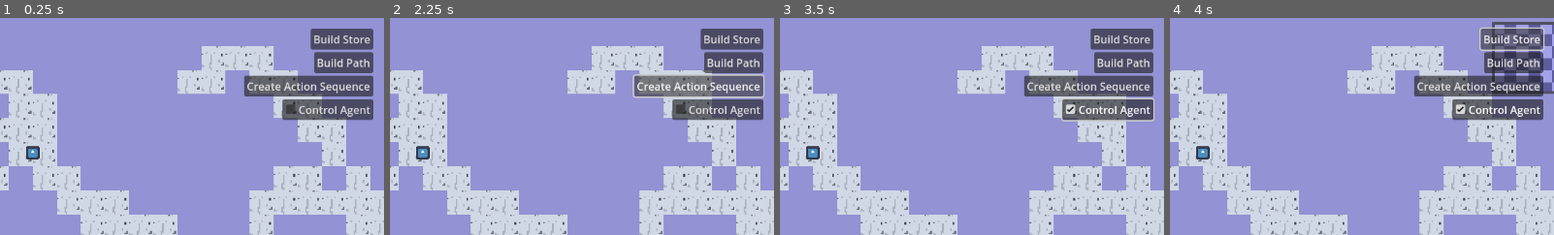
Above: before the commit, frames 1-4 (left to right).
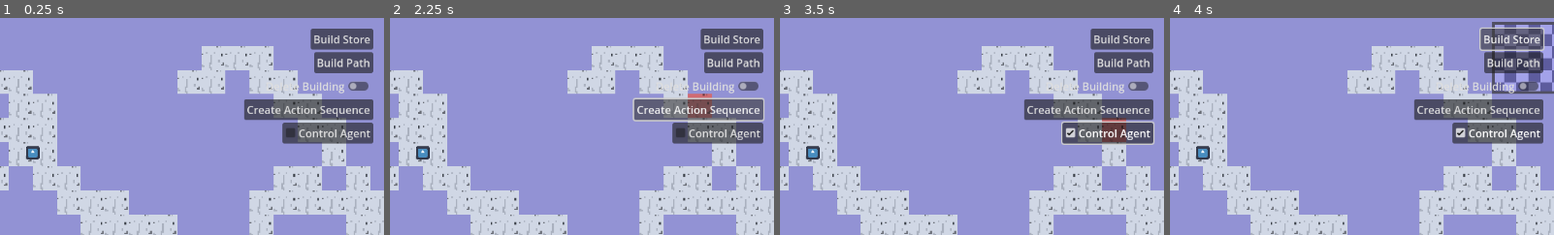
Above: after the commit, the same moments.

Repository: almajd3713/Blocky-resort
Game: Godot game, scene res://scenes/main/main.tscn
The game is run twice, just before and just after one commit, with the same random seed, the same clock (stepped at 60 frames per second) and the same inputs. The engine's default icon, where the game draws it, is replaced by a stand-in: a white triangle on a blue panel in a dark square.
Inputs:
- Up to frame 1 (0.25 s): no input
- Up to frame 2 (2.25 s): click "Build Store" at 0.5 s; click "Build Path" at 1.25 s; click "Create Action Sequence" at 2 s
- Up to frame 3 (3.5 s): click "Control Agent" at 2.75 s
- Up to frame 4 (4 s): click "Build Store" at 3.5 s
The pictures show only the part of the screen within x 50-100%, y 0-50%; the shares and areas given below are measured in that part.

The runs differ from the first frame. In frame 1, 6.9% of the frame differs, in the area x 63-98%, y 26-59%; in frame 2, 8.0%, in the area x 63-98%, y 24-59%; in frame 3, 7.9%; in frame 4, 6.9%.
Error in both runs: Out of bounds get index '0' (on base: 'Array') (res://global/action_manager.gd:27)

Commit message:
add foundation for destroy mode

Diff:
--- a/global/action_manager.gd
+++ b/global/action_manager.gd
@@ -1,7 +1,7 @@
 extends Node
 
 ## Set by data_grid script
-@onready var data_grid := DataGridAutoload.data_grid
+@onready var data_grid := Data.data_grid
 
 func _ready() -> void:
   Signals.store_building.connect(store_building)
--- a/global/autoloads.gd
+++ b/global/autoloads.gd
@@ -1,3 +1,8 @@
 extends Node
 
 var data_grid: TileMapLayer
+
+enum BuildModes {
+  NONE, BUILD, DESTROY
+}
+var build_mode := BuildModes.NONE
--- a/global/building_factory.gd
+++ b/global/building_factory.gd
@@ -4,7 +4,7 @@
 @export var building_grid: TileMapLayer
 
 var buildings_prototypes: Dictionary
-@onready var data_grid := DataGridAutoload.data_grid
+@onready var data_grid := Data.data_grid
 
 
 var buildings_names = [
@@ -22,85 +22,55 @@
 
 func _ready() -> void:
   Signals.toggle_build_mode.connect(_toggle_build_mode)
+  Signals.toggle_destroy_mode.connect(_toggle_destroy_mode)
 
 func _toggle_build_mode(build: String):
-  # toggle_building = !toggle_building
-  # if toggle_building:
-  #   current_placement_building = create_building("store")
-  #   current_placement_building.position = get_snapped_mouse_pos()
-  #   add_child(current_placement_building)
-  # else:
-  #   remove_child(current_placement_building)
-  #   current_placement_building.queue_free()
-  # if current_placement_building:
-
-  if toggle_building:
+  if Data.build_mode == Data.BuildModes.BUILD:
     remove_child(current_placement_building)
     current_placement_building.queue_free()
-    toggle_building = false
+    Data.build_mode = Data.BuildModes.NONE
     if current_placement_building and current_placement_building.data.code_name != build:
-      toggle_building = true
+      Data.build_mode = Data.BuildModes.BUILD
       current_placement_building = create_building(build)
       current_placement_building.position = get_snapped_mouse_pos()
       add_child(current_placement_building)
   else:
-      toggle_building = true
+      Data.build_mode = Data.BuildModes.BUILD
       current_placement_building = create_building(build)
       current_placement_building.position = get_snapped_mouse_pos()
       add_child(current_placement_building)
-
-
-  # if not toggle_building or (toggle_building and current_placement_building and current_placement_building.data.code_name != build):
-    # remove_child(current_placement_building)
-    # current_placement_building.queue_free()
-#
-    # toggle_building = true
-    # current_placement_building = create_building(build)
-    # current_placement_building.position = get_snapped_mouse_pos()
-    # add_child(current_placement_building)
-#
-  # if toggle_building or current_placement_building:
-  #   remove_child(current_placement_building)
-  #   current_placement_building.queue_free()
-  # if toggle_building and current_placement_building:
-  #   toggle_building = false
-  #   remove_child(current_placement_building)
-  #   current_placement_building.queue_free()
-
-  # elif not toggle_building or current_placement_building.data.code_name != build:
-  #   if current_placement_building:
-  #     remove_child(current_placement_building)
-  #     current_placement_building.queue_free()
-  #   toggle_building = true
-  #   current_placement_building = create_building(build)
-  #   current_placement_building.position = get_snapped_mouse_pos()
-  #   add_child(current_placement_building)
-
-
-
-var toggle_building := false
+  # if toggle_building: toggle_destroying = false
+
+func _toggle_destroy_mode(_val: bool):
+  # toggle_destroying = !toggle_building
+  # if toggle_destroying: Data.build_mode = Data.BuildModes.NONE
+  Data.build_mode = Data.BuildModes.DESTROY
+
+
 func _input(event: InputEvent) -> void:
-  if event.is_action_pressed("a_key") and toggle_building:
+  if event.is_action_pressed("a_key") and Data.build_mode == Data.BuildModes.BUILD:
     var at = data_grid.local_to_map(current_placement_building.position)
     if can_place_building(current_placement_building, at):
       place_building(current_placement_building, at)
       current_placement_building = create_building(current_placement_building.data.code_name)
       current_placement_building.position = get_snapped_mouse_pos()
       add_child(current_placement_building)
-
-
-
-var can_build := true
+  elif event.is_action_pressed("a_key") and Data.build_mode == Data.BuildModes.DESTROY:
+    pass
+
+
+
 func _physics_process(_delta: float) -> void:
-  if not toggle_building: pass;
-
-  if is_instance_valid(current_placement_building) and can_build:
+  if Data.build_mode == Data.BuildModes.NONE: pass;
+
+  if Data.build_mode == Data.BuildModes.BUILD and is_instance_valid(current_placement_building):
     current_placement_building.position = get_snapped_mouse_pos()
     current_placement_building.toggle_cannot_build_shader(
-      can_place_building(
+      not can_place_building(
         current_placement_building,
         data_grid.local_to_map(current_placement_building.position))
     )
+
 
 func get_snapped_mouse_pos():
   var mouse_pos = world.get_local_mouse_position()
--- a/global/signals.gd
+++ b/global/signals.gd
@@ -1,6 +1,8 @@
 extends Node
 
 signal toggle_build_mode(build_type: String)
+signal toggle_destroy_mode(val: bool)
+signal destroy_building(build: BuildingTemplate)
 signal move_agent(val: bool)
 signal store_building(build: BuildingTemplate)
 signal create_action_sequence
--- a/project.godot
+++ b/project.godot
@@ -19,7 +19,7 @@
 
 Signals="*res://global/signals.gd"
 ActionManager="*res://global/action_manager.gd"
-DataGridAutoload="*res://global/autoloads.gd"
+Data="*res://global/autoloads.gd"
 
 [debug]
 
--- a/scenes/placeables/decor/outer_wall.tscn
+++ b/scenes/placeables/decor/outer_wall.tscn
@@ -26,3 +26,6 @@
 
 [node name="Path2D" parent="." index="1"]
 curve = SubResource("Curve2D_falbj")
+
+[node name="CollisionShape2D" parent="MouseHoverDetection" index="0"]
+position = Vector2(16, 16)
--- a/scenes/placeables/store.tscn
+++ b/scenes/placeables/store.tscn
@@ -31,7 +31,7 @@
 curve = SubResource("Curve2D_mkjlk")
 
 [node name="PathFollow2D" parent="Path2D" index="0"]
-position = Vector2(8.72444, 10.8776)
+position = Vector2(8.7244, 10.8776)
 rotation = 1.60304
 progress = 96.0923
 checkpoints = {
@@ -40,3 +40,6 @@
 "0.52": 1.0,
 "0.75": 3.0
 }
+
+[node name="CollisionShape2D" parent="MouseHoverDetection" index="0"]
+position = Vector2(24, 24)
--- a/scenes/placeables/template/building_template.gd
+++ b/scenes/placeables/template/building_template.gd
@@ -29,10 +29,18 @@
 func _ready() -> void:
   $Sprite.texture = data.sprite
   $Sprite.self_modulate.a = 1
-  # $Sprite.material = shader.duplicate()
+  var detection_area_dimensions = $Sprite.get_rect().size
+  $MouseHoverDetection/CollisionShape2D.shape.size = detection_area_dimensions
+  $MouseHoverDetection/CollisionShape2D.position = detection_area_dimensions / 2
+  Signals.destroy_building.connect(_on_mouse_hover)
+
   if data.has_inner_path:
     path = $Path2D
     path_cart = $Path2D/PathFollow2D
 
+func _on_mouse_hover():
+  pass
+
+
 func toggle_cannot_build_shader(what: bool):
-  $Sprite.material.set_shader_parameter("is_applied", not what)
+  $Sprite.material.set_shader_parameter("is_applied", what)
--- a/scenes/placeables/template/building_template.tscn
+++ b/scenes/placeables/template/building_template.tscn
@@ -15,6 +15,9 @@
 "points": PackedVector2Array(0, 0, 0, 0, 40, 8)
 }
 point_count = 1
+
+[sub_resource type="RectangleShape2D" id="RectangleShape2D_kftuu"]
+size = Vector2(32, 32)
 
 [node name="BuildingTemplate" type="Node2D"]
 script = ExtResource("1_iya5u")
@@ -35,3 +38,11 @@
 movement_speed = null
 
 [node name="Delay" type="Timer" parent="Path2D/PathFollow2D"]
+
+[node name="MouseHoverDetection" type="Area2D" parent="."]
+collision_layer = 0
+collision_mask = 0
+
+[node name="CollisionShape2D" type="CollisionShape2D" parent="MouseHoverDetection"]
+position = Vector2(2.41, 3.025)
+shape = SubResource("RectangleShape2D_kftuu")
--- a/scenes/ui/ui.gd
+++ b/scenes/ui/ui.gd
@@ -3,6 +3,7 @@
 
 @onready var buildStore := %BuildStore
 @onready var buildPath := %BuildPath
+@onready var delBuilding := %DeleteBuilding
 @onready var createActSeq := %CreateActionSeq
 @onready var controlToggle := %ControlAgentToggle
 
@@ -10,5 +11,6 @@
 func _ready() -> void:
   buildStore.pressed.connect(func(): Signals.toggle_build_mode.emit("store"))
   buildPath.pressed.connect(func(): Signals.toggle_build_mode.emit("decor/path"))
+  delBuilding.toggled.connect(func(val): Signals.toggle_destroy_mode.emit(val))
   createActSeq.pressed.connect(func(): Signals.create_action_sequence.emit())
   controlToggle.toggled.connect(func(val): Signals.move_agent.emit(val))
--- a/scenes/ui/ui.tscn
+++ b/scenes/ui/ui.tscn
@@ -55,6 +55,12 @@
 size_flags_horizontal = 8
 text = "Build Path"
 
+[node name="DeleteBuilding" type="CheckButton" parent="GameUI/MarginContainer/HBoxContainer/VBoxContainer2"]
+unique_name_in_owner = true
+layout_mode = 2
+size_flags_horizontal = 8
+text = "Delete Building"
+
 [node name="CreateActionSeq" type="Button" parent="GameUI/MarginContainer/HBoxContainer/VBoxContainer2"]
 unique_name_in_owner = true
 layout_mode = 2
--- a/scenes/world/data_grid.gd
+++ b/scenes/world/data_grid.gd
@@ -8,7 +8,7 @@
 var data: Dictionary = {}
 
 func _init() -> void:
-    DataGridAutoload.data_grid = self
+    Data.data_grid = self
 
 # func _init() -> void:
 #     ActionManager.data_grid = self
--- a/scenes/world/world.gd
+++ b/scenes/world/world.gd
@@ -5,7 +5,7 @@
 
 }
 
-@onready var data_grid := DataGridAutoload.data_grid
+@onready var data_grid := Data.data_grid
 @onready var building_grid: TileMapLayer = $BuildingGrid
 
 const tile_data_template: Dictionary = {
Not shown: 1 places in scenes/placeables/template/building_template.tscn that only renumber resources
